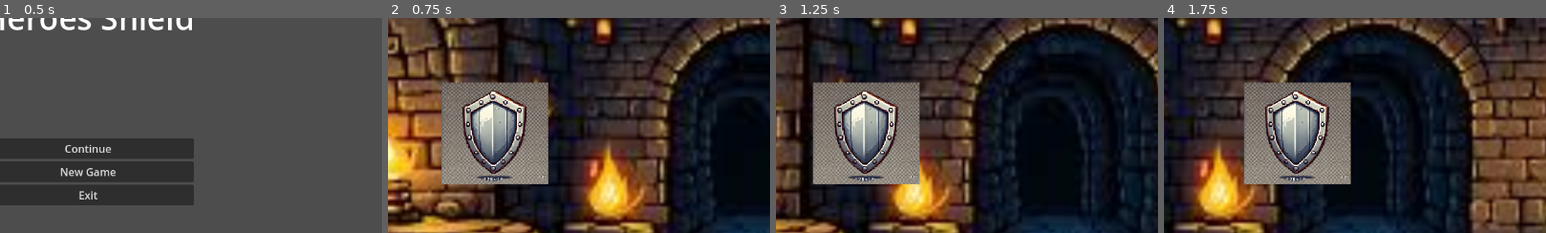
Above: before the commit, frames 1-4 (left to right).
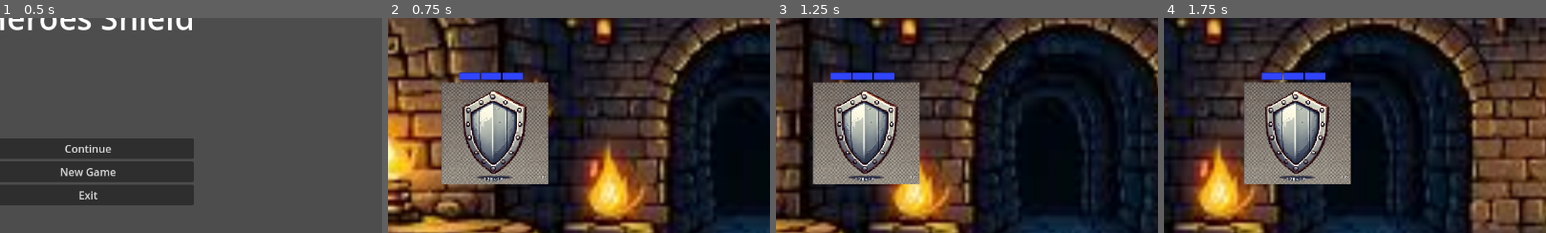
Above: after the commit, the same moments.

Repository: Cookie-Tin-Studios/Heroes-Shield
Game: Godot game, scene res://scenes/menu/main_menu.tscn
Same seed, same stepped clock (60 frames per second), same inputs: the game is played once before the commit and once after it.
Inputs (mouse positions are % of the whole screen's width and height, from its top left):
- Up to frame 1 (0.5 s): no input
- Up to frame 2 (0.75 s): click "New Game" at 0.5 s
- Up to frame 3 (1.25 s): no input
- Up to frame 4 (1.75 s): move the mouse to (72, 45) at 1.27 s; hold Right (ui_right) from 1.28 s (still down); click (72, 45) at 1.35 s
The pictures show only the part of the screen within x 13-63%, y 18-68%; the shares and areas given below are measured in that part.

Frame 1 is identical in both runs. In frame 2, 0.6% of the frame differs, in the area x 18-36%, y 25-29%; in frame 3, 0.6%; in frame 4, 0.6%.

Commit message:
Add shield bar

Diff:
--- a/scenes/shield.tscn
+++ b/scenes/shield.tscn
@@ -1,7 +1,10 @@
-[gd_scene load_steps=6 format=3 uid="uid://bumwv0mx5w6aq"]
+[gd_scene load_steps=8 format=3 uid="uid://bumwv0mx5w6aq"]
 
 [ext_resource type="Texture2D" uid="uid://dtumenqgkxig" path="res://assets/sprites/bad shield.webp" id="1_1ilqa"]
 [ext_resource type="Script" path="res://scripts/shield/shield_health.gd" id="1_xflaf"]
+[ext_resource type="Script" path="res://scripts/shield/health.gd" id="3_y2w1u"]
+[ext_resource type="Texture2D" uid="uid://5niwyw3ix51d" path="res://assets/sprites/shield_health/full_shield.png" id="4_1bor1"]
+[ext_resource type="Texture2D" uid="uid://dwpkqpico3ci5" path="res://assets/sprites/shield_health/empty_shield.png" id="5_hynbo"]
 
 [sub_resource type="CircleShape2D" id="CircleShape2D_3sjvr"]
 radius = 115.0
@@ -14,6 +17,7 @@
 
 [node name="Shield" type="CharacterBody2D"]
 z_index = 10
+position = Vector2(10, 2)
 script = ExtResource("1_xflaf")
 
 [node name="Sprite2D" type="Sprite2D" parent="."]
@@ -36,3 +40,10 @@
 [connection signal="body_entered" from="ParryArea" to="." method="_on_parry_area_body_entered"]
 [connection signal="body_exited" from="ParryArea" to="." method="_on_parry_area_body_exited"]
 [connection signal="body_entered" from="DamageArea" to="." method="_on_area_2d_body_entered"]
+[node name="HealthBar" type="Node2D" parent="."]
+position = Vector2(-11, -172)
+script = ExtResource("3_y2w1u")
+section_texture = ExtResource("4_1bor1")
+empty_section_texture = ExtResource("5_hynbo")
+
+[connection signal="body_entered" from="Area2D" to="." method="_on_area_2d_body_entered"]
--- /dev/null
+++ b/scripts/shield/health.gd
@@ -0,0 +1,43 @@
+extends Node2D
+
+@onready var shield = get_parent()
+
+@export var section_spacing: float = 65.0
+@export var section_texture: Texture2D
+@export var empty_section_texture: Texture2D
+
+var sections: Array = []
+
+func _ready():
+	call_deferred("create_health_sections")
+
+func create_health_sections():
+	# Get max_health from the Shield node
+	var max_health = shield.max_health if shield else 0
+
+	# Clear existing sections
+	for section in sections:
+		section.queue_free()
+	sections.clear()
+
+	# Calculate total width of the health bar
+	var total_width = (max_health - 1) * section_spacing
+
+	# Start position for centering
+	var start_x = -total_width / 2.0
+
+	# Create new sections
+	for i in range(max_health):
+		var health_section = Sprite2D.new()
+		health_section.texture = section_texture  # Use full section texture initially
+		health_section.position = Vector2(start_x + i * section_spacing, 0)  # Centered X position
+		health_section.scale = Vector2(0.1, 0.3)  # Scale the section if needed
+		add_child(health_section)
+		sections.append(health_section)
+
+func update_health(current_health: int):
+	for i in range(shield.max_health):
+		if i < current_health:
+			sections[i].texture = section_texture  # Full health texture
+		else:
+			sections[i].texture = empty_section_texture  # Empty texture
--- /dev/null
+++ b/scripts/shield/shield_bar.gd
@@ -0,0 +1,29 @@
+extends Control
+
+@export var full_shield_texture: Texture
+@export var empty_shield_texture: Texture
+
+# Updates the health bar display
+func update_health_bar(current_health: int, max_health: int):
+	print("Updating health bar...")
+	print("Current health:", current_health)
+	print("Max health:", max_health)
+	# Clear the current health bar
+	for child in $HBoxContainer.get_children():
+		$HBoxContainer.remove_child(child)
+		child.queue_free()  # Free the child nodes to avoid memory leaks
+
+	# Add full and empty shields based on current health
+	for i in range(max_health):
+		var shield_icon = TextureRect.new()
+		if i < current_health:
+			print("Adding full shield...")
+			shield_icon.texture = full_shield_texture
+		else:
+			print("Adding empty shield...")
+			shield_icon.texture = empty_shield_texture
+
+		# Set size and stretch mode for consistency
+		shield_icon.custom_minimum_size = Vector2(32, 32)  # Adjust size as needed
+		shield_icon.stretch_mode = TextureRect.STRETCH_KEEP_ASPECT_CENTERED
+		$HBoxContainer.add_child(shield_icon)
--- a/scripts/shield/shield_health.gd
+++ b/scripts/shield/shield_health.gd
@@ -1,18 +1,25 @@
 extends CharacterBody2D
 
 # Health variable
-@export var max_health: int = 3
-var current_health: int
+@export var max_health: int = 3  # Default max health
+var current_health: int = max_health
+
+@onready var health_bar = $HealthBar
 
 func _ready():
 	# Initialize health
 	current_health = max_health
 	$ParryArea.body_entered.connect(_on_parry_area_body_entered) # parrymech
 	$ParryArea.body_exited.connect(_on_parry_area_body_exited) # parrymech
+	call_deferred("create_health_sections")
+
+func update_health_bar():
+	health_bar.update_health(current_health)
 
 # Function to take damage
 func take_damage(amount: int):
 	current_health -= amount
+	update_health_bar()
 
 	if current_health <= 0:
 		die()
@@ -26,7 +33,7 @@
 # Speed of movement
 @export var speed: float = 400
 
-func _process(delta: float) -> void:
+func _process(_delta: float) -> void:
 	var direction = Vector2.ZERO
 
 	# Up and Down movement
Not shown, changed: assets/.DS_Store
Not shown, changed: assets/sprites/.DS_Store
Not shown, changed: assets/sprites/shield_health/.DS_Store
